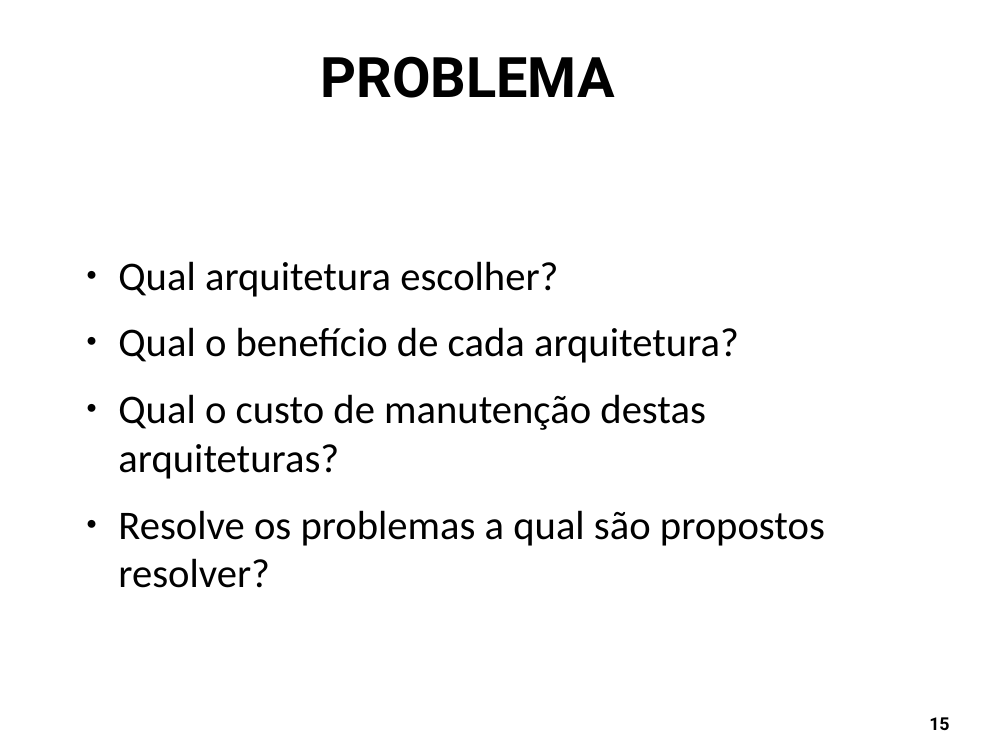
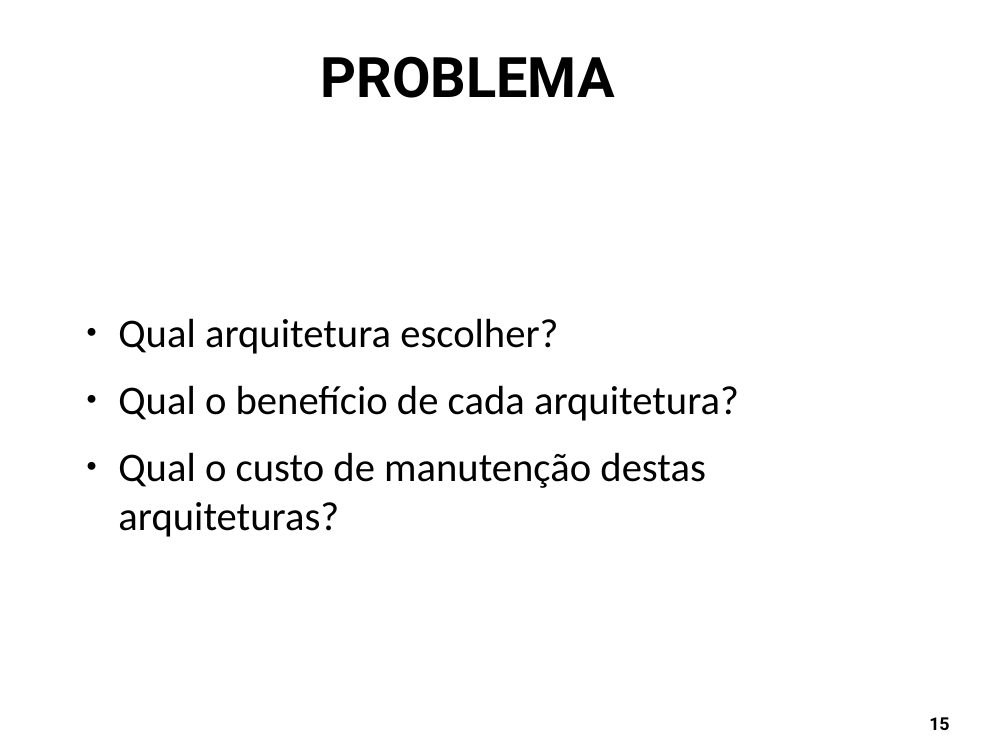
Before and after one commit to Schweigert/TCC, a slide deck: slide 15 of tcc/Apresentacao/apresentacao_tcc1.odp. Drawn at 1008x756 pixels with LibreOffice and Linux fonts; fonts in the diff are those of the drawing; background and template pictures are left out. Boxes give left, top, right and bottom in pixels: in the first picture for what was removed or moved away, otherwise in the second. Text is boxed around its words. In the diff, an @@ line names an element or a change of style, - is before the commit and + after.

```diff
--- a/tcc/Apresentacao/apresentacao_tcc1.odp
+++ b/tcc/Apresentacao/apresentacao_tcc1.odp
@@ text at box(118, 510, 825, 588): paragraph removed @@
-● Resolve os problemas a qual são propostos resolver?
```
Also in this commit, not shown: 17 other slides changed, 3 slides removed, 4 other files.
